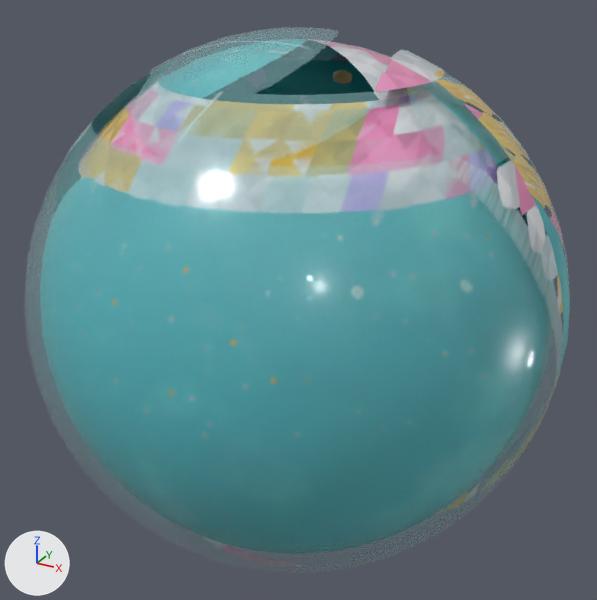
What one commit did to the FBX model art/finds/squishies/out/GlitterGooBall.fbx.
Rendered twice from a 50 mm lens placed at (0.178, -0.323, 0.28), pointed at (0.001, -0.001, 0.119). The axes (+X, +Y, +Z) are drawn at lower left. The lights are the same throughout. The picture after the commit comes second.

Names of what the first picture shows: 'GlitterGooBall_Body', 'GlitterGooBall_Gel', 'GlitterGooBall_GlitterTop'.
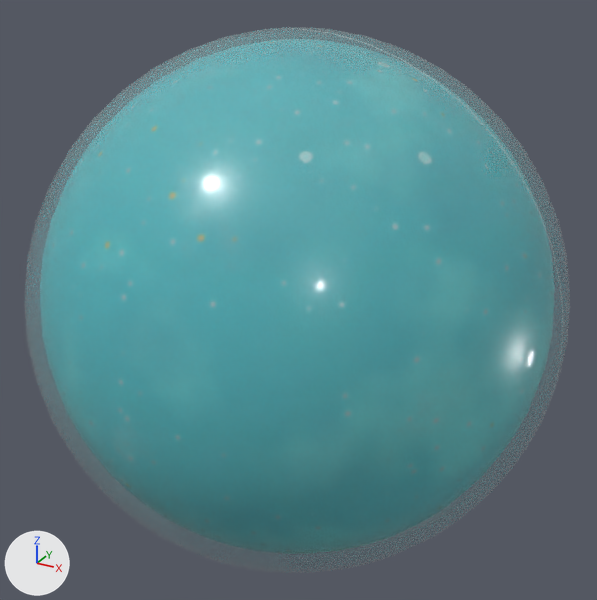
Boxes [x1, y1, x2, y2] around the edits, measured in the pictures (597 x 600 px):
'GlitterGooBall_GlitterTop', reshaped (not visible afterwards): before [249, 68, 352, 104]
part 1 of me_glittergooball_gel, surface changed: [55, 39, 555, 546] in both
part 3 of me_glittergooball_body, surface changed: before [52, 41, 570, 566]; after [149, 30, 563, 339]

What changed in the scene script:
```text
Change me_glittergooball_glittertop:
    used by ob_glittergooball_glittertop; location = (0.0, 0.0, 0.0)
    remove me_glittergooball_glittertop.from_pydata(...)  # 774 vertices, 178 faces; spans x -0.089..0.084, y -0.097..0.093, z 0.148..0.23
    add me_glittergooball_glittertop.from_pydata(...)  # 2250 vertices, 424 faces; spans x -0.092..0.089, y -0.097..0.098, z 0.149..0.227
    me_glittergooball_glittertop part 2: 79 loose pieces with 474 vertices, spanning x -0.089..0.084, y -0.097..0.086, z 0.148..0.23, are deleted
    other edits to the shape of me_glittergooball_glittertop do not show in these pictures
Change me_glittergooball_gel:
    where me_glittergooball_gel.from_pydata(...)  # 1014 vertices, 1056 faces; spans x -0.119..0.119, y -0.119..0.119, z 0.008..0.24
    used by ob_glittergooball_gel; location = (0.0, 0.0, 0.0)
    me_glittergooball_gel part 1: texture (UV) coordinates of 1056 of 1056 faces, centred in x -0.118..0.118, y -0.118..0.118, z 0.008..0.239, changed; they spanned u 0.01..0.86, v 0.39..0.9 and now span u 0.01..0.8, v 0.36..0.83
Change me_glittergooball_body:
    where me_glittergooball_body.from_pydata(...)  # 1014 vertices, 1056 faces; spans x -0.126..0.126, y -0.126..0.126, z 0.0..0.245
    used by ob_glittergooball_body; location = (0.0, 0.0, 0.0)
    me_glittergooball_body part 3: texture (UV) coordinates of 1056 of 1056 faces, centred in x -0.125..0.125, y -0.125..0.125, z 0.0..0.244, changed; they spanned u 0.01..0.82, v 0.01..0.48 and now span u 0.01..0.76, v 0.01..0.45
```
